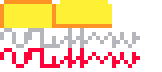
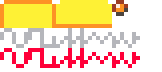
Comparing the layer stacks of the two w=162, h=72 images. Changes:
added layer "Layer 3" above "Layer 2" over [112, 0, 128, 16]
